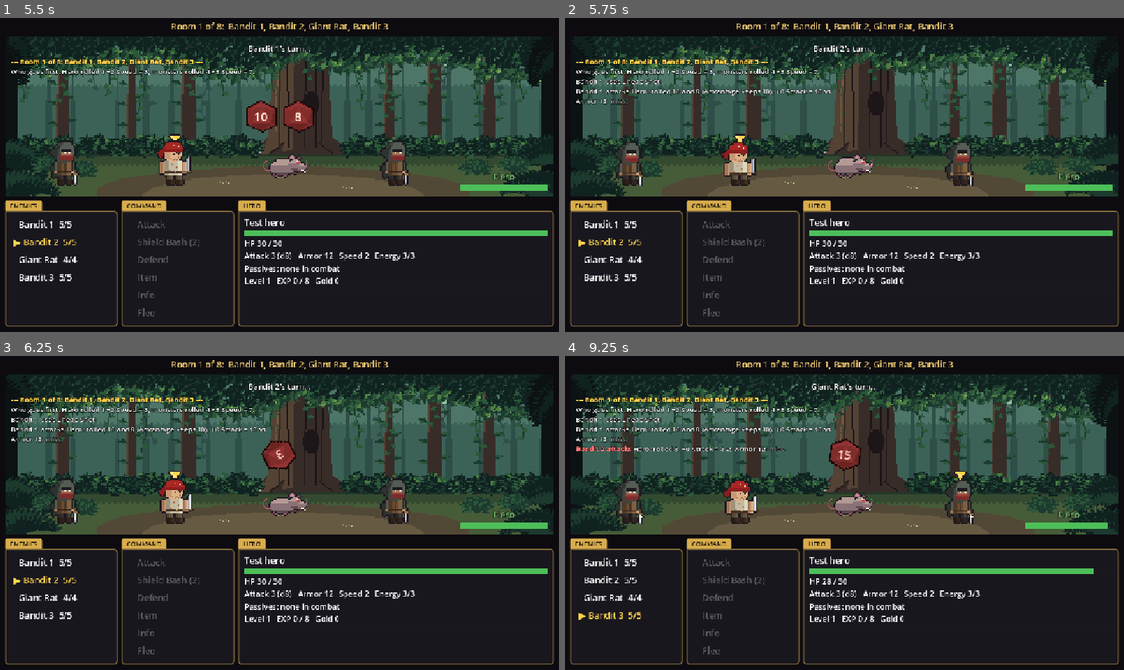
Above: before the commit, frames 1-4 (two rows, left to right).
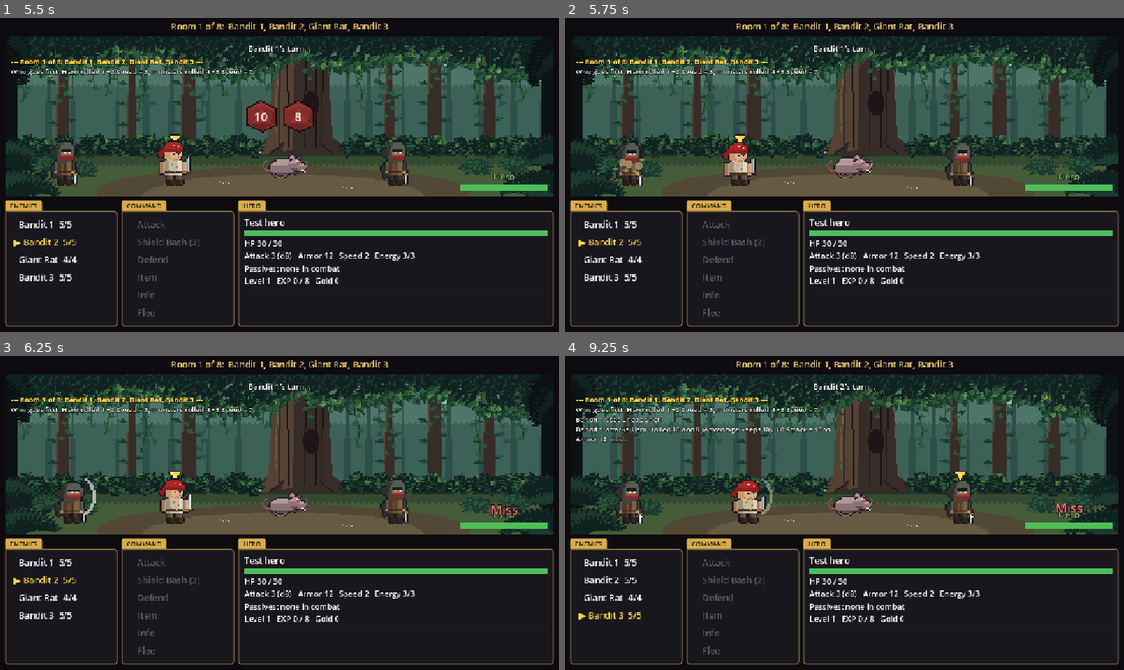
Above: after the commit, the same moments.

Repository: khasmn/project-k
Game: Godot game, scene res://scenes/combat/combat.tscn
Two runs of this game, one before a commit and one after it. Both use one fixed random seed, a clock stepped at 60 frames per second and the inputs below. This scene is started directly instead of the project's main scene.
Inputs (mouse positions are in pixels of both pictures, inside the frame that each line leads up to):
- Up to frame 1 (5.5 s): click (61, 162) at 0.52 s; click (173, 162) at 1.27 s; click (285, 162) at 2.02 s; click (396, 162) at 2.77 s; click "Bandit 1 5/5" at 3.5 s; click "▶ Bandit 1 5/5" at 4.25 s; click "Bandit 2 5/5" at 5 s
- Up to frame 2 (5.75 s): no input
- Up to frame 3 (6.25 s): click "▶ Bandit 2 5/5" at 5.75 s
- Up to frame 4 (9.25 s): click "Giant Rat 4/4" at 6.5 s; click "▶ Giant Rat 4/4" at 7.25 s; click "Bandit 3 5/5" at 8 s; click "▶ Bandit 3 5/5" at 8.75 s

Frame 1 is identical in both runs. In frame 2, 0.8% of the frame differs, in the area x 2-50%, y 8-50%; in frame 3, 1.9%, in the area x 2-93%, y 8-54%; in frame 4, 1.8%.

Commit message:
Add attack and skill animations
Co-Authored-By: Claude Opus 5.5 <noreply@anthropic.com>

Diff:
--- a/data/classes.json
+++ b/data/classes.json
@@ -1,10 +1,10 @@
 {
-	"warrior": {"name": "Warrior", "skill": "shield_bash", "role": "Front-line melee", "weapon": "Sword", "damage_die": 8, "attack_stat": "attack", "evolves": "Knight or Berserker",
+	"warrior": {"name": "Warrior", "impact": "slash", "skill": "shield_bash", "role": "Front-line melee", "weapon": "Sword", "damage_die": 8, "attack_stat": "attack", "evolves": "Knight or Berserker",
 		"stats": {"hp": 32, "attack": 3, "magic": 0, "defense": 2, "speed": 1, "charisma": 1, "luck": 1}},
-	"archer": {"name": "Archer", "skill": "poison_arrow", "role": "Ranged damage", "weapon": "Bow", "damage_die": 8, "attack_stat": "attack", "evolves": "Ranger or Sharpshooter",
+	"archer": {"name": "Archer", "projectile": "arrow", "impact": "punch", "skill": "poison_arrow", "role": "Ranged damage", "weapon": "Bow", "damage_die": 8, "attack_stat": "attack", "evolves": "Ranger or Sharpshooter",
 		"stats": {"hp": 34, "attack": 3, "magic": 0, "defense": 2, "speed": 3, "charisma": 1, "luck": 2}},
-	"mage": {"name": "Mage", "skill": "fireball", "role": "Spells", "weapon": "Magic bolt", "damage_die": 10, "attack_stat": "magic", "evolves": "Elementalist or Warlock",
+	"mage": {"name": "Mage", "projectile": "bolt", "impact": "spark", "skill": "fireball", "role": "Spells", "weapon": "Magic bolt", "damage_die": 10, "attack_stat": "magic", "evolves": "Elementalist or Warlock",
 		"stats": {"hp": 30, "attack": 0, "magic": 4, "defense": 1, "speed": 2, "charisma": 2, "luck": 1}},
-	"brawler": {"name": "Brawler", "skill": "flurry", "role": "Fast unarmed combos", "weapon": "Fists", "damage_die": 8, "attack_stat": "attack", "evolves": "Monk or Pit Fighter",
+	"brawler": {"name": "Brawler", "impact": "punch", "skill": "flurry", "role": "Fast unarmed combos", "weapon": "Fists", "damage_die": 8, "attack_stat": "attack", "evolves": "Monk or Pit Fighter",
 		"stats": {"hp": 30, "attack": 3, "magic": 0, "defense": 2, "speed": 4, "charisma": 1, "luck": 1}}
 }
--- a/data/skills.json
+++ b/data/skills.json
@@ -1,22 +1,22 @@
 {
-	"shield_bash": {"name": "Shield Bash", "cost": 2, "description": "Attack. On a hit the target makes a Defense save or is stunned (loses its next turn).",
+	"shield_bash": {"name": "Shield Bash", "pose": "warrior_skill", "impact": "punch", "cost": 2, "description": "Attack. On a hit the target makes a Defense save or is stunned (loses its next turn).",
 		"effect": {"status": "stun", "save": "defense"}},
-	"poison_arrow": {"name": "Poison Arrow", "cost": 2, "description": "Attack. On a hit the target makes a Defense save or is poisoned (1 damage a turn for 3 turns).",
+	"poison_arrow": {"name": "Poison Arrow", "pose": "archer_skill", "projectile": "poison_arrow", "impact": "punch", "cost": 2, "description": "Attack. On a hit the target makes a Defense save or is poisoned (1 damage a turn for 3 turns).",
 		"effect": {"status": "poison", "power": 1, "turns": 3, "save": "defense"}},
-	"fireball": {"name": "Fireball", "cost": 3, "description": "No attack roll: every monster makes a Speed save. Fail: full damage and burning (2 a turn for 2 turns). Pass: half damage.",
+	"fireball": {"name": "Fireball", "pose": "mage_skill", "projectile": "fireball", "impact": "explosion", "cost": 3, "description": "No attack roll: every monster makes a Speed save. Fail: full damage and burning (2 a turn for 2 turns). Pass: half damage.",
 		"save": "speed", "area": "all", "effect": {"status": "burn", "power": 2, "turns": 2}},
-	"flurry": {"name": "Flurry", "cost": 2, "description": "Two attacks this turn, each at -2 to hit.",
+	"flurry": {"name": "Flurry", "pose": "brawler_skill", "impact": "punch", "cost": 2, "description": "Two attacks this turn, each at -2 to hit.",
 		"attacks": 2, "to_hit": -2},
 
-	"diseased_bite": {"name": "Diseased Bite", "effect": {"status": "poison", "power": 1, "turns": 3, "save": "defense"}},
-	"cheap_shot": {"name": "Cheap Shot", "advantage": true},
-	"pack_howl": {"name": "Pack Howl", "shield": 2, "shield_all": true},
-	"bone_wall": {"name": "Bone Wall", "shield": 4},
-	"cleave": {"name": "Cleave", "extra_die": 4},
-	"plague_bite": {"name": "Plague Bite", "effect": {"status": "poison", "power": 2, "turns": 3, "save": "defense"}},
-	"rally": {"name": "Rally", "shield": 3, "shield_all": true},
-	"pounce": {"name": "Pounce", "advantage": true, "effect": {"status": "stun", "save": "defense"}},
-	"dark_aegis": {"name": "Dark Aegis", "shield": 8},
-	"rampage": {"name": "Rampage", "attacks": 2},
-	"firebomb": {"name": "Firebomb", "save": "speed", "damage_die": 6, "effect": {"status": "burn", "power": 2, "turns": 2}}
+	"diseased_bite": {"name": "Diseased Bite", "impact": "bite", "effect": {"status": "poison", "power": 1, "turns": 3, "save": "defense"}},
+	"cheap_shot": {"name": "Cheap Shot", "aura": "dust", "impact": "slash", "advantage": true},
+	"pack_howl": {"name": "Pack Howl", "aura": "howl", "shield": 2, "shield_all": true},
+	"bone_wall": {"name": "Bone Wall", "shield_fx": "bones", "shield": 4},
+	"cleave": {"name": "Cleave", "aura": "rage", "impact": "slash", "extra_die": 4},
+	"plague_bite": {"name": "Plague Bite", "aura": "poison", "impact": "bite", "effect": {"status": "poison", "power": 2, "turns": 3, "save": "defense"}},
+	"rally": {"name": "Rally", "aura": "rally", "shield_fx": "rally", "shield": 3, "shield_all": true},
+	"pounce": {"name": "Pounce", "aura": "dust", "impact": "bite", "advantage": true, "effect": {"status": "stun", "save": "defense"}},
+	"dark_aegis": {"name": "Dark Aegis", "shield_fx": "dark_shield", "shield": 8},
+	"rampage": {"name": "Rampage", "aura": "rage", "impact": "slash", "attacks": 2},
+	"firebomb": {"name": "Firebomb", "projectile": "flask", "impact": "explosion", "save": "speed", "damage_die": 6, "effect": {"status": "burn", "power": 2, "turns": 2}}
 }
--- a/scenes/menu/main_menu.tscn
+++ b/scenes/menu/main_menu.tscn
@@ -102,6 +102,12 @@
 theme_override_font_sizes/font_size = 18
 text = "Dice animation"
 
+[node name="AttackCheck" type="CheckButton" parent="SettingsPanel/Panel/Options"]
+unique_name_in_owner = true
+layout_mode = 2
+theme_override_font_sizes/font_size = 18
+text = "Attack animation"
+
 [node name="FullscreenCheck" type="CheckButton" parent="SettingsPanel/Panel/Options"]
 unique_name_in_owner = true
 layout_mode = 2
--- a/scripts/combat/combat_screen.gd
+++ b/scripts/combat/combat_screen.gd
@@ -24,6 +24,10 @@
 var target: Combatant  # the monster the hero attacks; click a card to change it
 var fight_over: bool = false  # true after a win or a flee, so Continue only works once
 var dice: DiceTray = DiceTray.new()
+var fx: FightFx = FightFx.new()
+var hero_sprite: HeroSprite
+var pictures: Dictionary = {}  # Combatant -> its TextureRect on the battlefield
+var landing: int = 0  # hits still flying or flashing; the log waits for them
 var animations: Dictionary = {}  # AtlasTexture -> frames per second
 
 
@@ -50,6 +54,8 @@
 		%HeroToken.add_child(sprite)
 		%HeroToken.move_child(sprite, 0)
 		%HeroTokenName.hide()
+		hero_sprite = sprite
+	add_child(fx)  # last child: effects draw above everything
 	%Log.get_v_scroll_bar().modulate.a = 0  # floating log: no visible scrollbar, the mouse wheel still scrolls
 	%InfoButton.pressed.connect(func() -> void: _show_info(not %InfoText.visible))
 	for button in %Buttons.get_children():
@@ -156,8 +162,10 @@
 
 func _on_attack() -> void:
 	_set_buttons_enabled(false)
+	var before: Dictionary = _snapshot()
 	var line: String = hero.strike(target)
 	await dice.show_rolls(true)  # the strike is already decided; show its dice, then the result
+	await _animate(hero, Run.data("classes").get(Run.hero_look.get("class", ""), {}), [target], before)
 	_log(line)
 	_after_action()
 
@@ -166,10 +174,82 @@
 	_set_buttons_enabled(false)
 	var foes: Array[Combatant] = [target]
 	foes.append_array(_alive().filter(func(foe: Combatant) -> bool: return foe != target))
+	var before: Dictionary = _snapshot()
 	var line: String = hero.use_skill(foes, [hero])
 	await dice.show_rolls(true)
+	await _animate(hero, hero.skill, foes if hero.skill.get("area", "") == "all" else [target], before)
 	_log(line)
 	_after_action()
+
+
+## Everyone's HP, shield and statuses before an action, so the animation can show what changed.
+func _snapshot() -> Dictionary:
+	var state: Dictionary = {}
+	for fighter: Combatant in _everyone():
+		state[fighter] = [fighter.hp, fighter.shield, fighter.statuses.keys()]
+	return state
+
+
+## Show an action that already happened: user's attack (or skill) pose, then for each target its projectile,
+## impact, damage number and new status effects. move: a class or skill entry with "pose", "aura",
+## "projectile", "impact", "shield_fx" (all optional). The rules are done before this; it only shows them.
+func _animate(user: Combatant, move: Dictionary, targets: Array, before: Dictionary) -> void:
+	if not Settings.animate_attacks:
+		return
+	var node: Control = _node_of(user)
+	if move.has("aura"):
+		await fx.play(move.aura, node)
+	if move.has("shield"):  # a shield skill: no attack, the shields light up
+		if user != hero:
+			await fx.monster_cast(node)
+		for ally: Combatant in _everyone():
+			if ally.shield > before[ally][1]:
+				fx.play(move.get("shield_fx", "shield"), _node_of(ally))
+		await get_tree().create_timer(0.35).timeout
+		return
+	var blows: int = int(move.get("attacks", 1))
+	var land: Callable = func(blow: int) -> void:
+		for target_hit: Combatant in targets:
+			_land(target_hit, node, move, before, blow == blows - 1)
+	if user == hero and hero_sprite:
+		await hero_sprite.play_attack(move.get("pose", Run.hero_look.get("class", "") + "_attack"), land)
+	else:
+		if move.is_empty():
+			move = {"impact": "bite" if user.weapon == "bite" else "slash"}
+		for blow in blows:
+			await fx.monster_attack(pictures.get(user), user.sprite, 1.0, land.bind(blow))
+	while landing > 0:
+		await get_tree().process_frame
+
+
+## One blow reaching a target: projectile, impact effect, then a number, "Blocked" or "Miss" (only after the last blow).
+func _land(target_hit: Combatant, from: Control, move: Dictionary, before: Dictionary, last: bool) -> void:
+	landing += 1
+	var node: Control = _node_of(target_hit)
+	await fx.fly(move.get("projectile", ""), from, node)
+	var damage: int = before[target_hit][0] - target_hit.hp
+	var blocked: int = before[target_hit][1] - target_hit.shield
+	if damage > 0 or not last:
+		fx.play(move.get("impact", ""), node)
+	if last:
+		var color: Color = Color(1, 0.45, 0.4) if target_hit == hero else Color(1, 1, 1)
+		await fx.hurt(node, str(damage) if damage > 0 else ("Blocked" if blocked > 0 else "Miss"), color)
+		for status in target_hit.statuses:
+			if not status in before[target_hit][2]:
+				fx.play(status, node)
+	landing -= 1
+
+
+func _everyone() -> Array[Combatant]:
+	var everyone: Array[Combatant] = [hero]
+	everyone.append_array(enemies)
+	return everyone
+
+
+func _node_of(fighter: Combatant) -> Control:
+	if fighter == hero:
+		return hero_sprite if hero_sprite else %HeroToken
+	return pictures.get(fighter)
 
 
 func _on_defend() -> void:
@@ -259,8 +339,11 @@
 			_log("%s is stunned and loses this turn!" % foe.display_name)
 			continue
 		# The skill-chance d6 isn't animated: it would add a throw to every monster turn.
-		var line: String = foe.use_skill([hero], _alive()) if not foe.skill.is_empty() and Dice.roll(6, false) >= Combatant.SKILL_CHANCE else foe.strike(hero)
+		var uses_skill: bool = not foe.skill.is_empty() and Dice.roll(6, false) >= Combatant.SKILL_CHANCE
+		var before: Dictionary = _snapshot()
+		var line: String = foe.use_skill([hero], _alive()) if uses_skill else foe.strike(hero)
 		await dice.show_rolls(false)
+		await _animate(foe, foe.skill if uses_skill else {}, [hero], before)
 		_log(line)
 		_update_labels()
 		if not hero.is_alive():
@@ -393,6 +476,7 @@
 		arrow.offset_bottom = arrow.offset_top + 24
 		picture.mouse_filter = Control.MOUSE_FILTER_IGNORE
 		card.add_child(picture)
+		pictures[foe] = picture
 		lines.hide()  # art only: the info shows on hover or with the Info command
 	return card
 
--- /dev/null
+++ b/scripts/combat/fight_fx.gd
@@ -0,0 +1,124 @@
+class_name FightFx
+extends Control
+## Fight effects drawn over the whole fight screen: effect strips from assets/sprites/fx/, projectiles,
+## hit flashes and damage numbers. Every function can be awaited; with attack animations off they return at once.
+
+const FPS: int = 12
+const SCALE: float = 3.0  # same pixel size as the 32x32 sprites shown 3x
+const FLY_TIME: float = 0.25
+const MONSTER_FPS: int = 10
+## How far (in art pixels) a monster moves toward the hero on each frame of its attack strip.
+const MONSTER_LUNGE: Array[int] = [-2, -3, 5, 6, 2, 0]
+const MONSTER_HIT_FRAME: int = 2
+
+
+func _ready() -> void:
+	set_anchors_preset(Control.PRESET_FULL_RECT)
+	mouse_filter = Control.MOUSE_FILTER_IGNORE
+
+
+## Play effect strip `name` once, centered on `over`. Missing art plays nothing.
+func play(name: String, over: Control) -> void:
+	if not Settings.animate_attacks or name == "" or over == null:
+		return
+	var path: String = "res://assets/sprites/fx/%s.png" % name
+	if not ResourceLoader.exists(path):
+		return
+	var picture: TextureRect = _picture(path)
+	picture.global_position = _center(over) - picture.size / 2
+	var frames: int = picture.texture.atlas.get_width() / int(picture.texture.region.size.x)
+	for i in frames:
+		picture.texture.region.position.x = i * picture.texture.region.size.x
+		await get_tree().create_timer(1.0 / FPS).timeout
+	picture.queue_free()
+
+
+## Fly projectile `name` from one fighter to another.
+func fly(name: String, from: Control, to: Control) -> void:
+	if not Settings.animate_attacks or name == "":
+		return
+	var picture: TextureRect = _picture("res://assets/sprites/fx/%s.png" % name)
+	picture.flip_h = _center(to).x > _center(from).x  # projectiles are drawn flying left
+	picture.global_position = _center(from) - picture.size / 2
+	var tween: Tween = create_tween()
+	tween.tween_property(picture, "global_position", _center(to) - picture.size / 2, FLY_TIME)
+	while tween.is_running():
+		if picture.texture.atlas.get_width() > picture.texture.region.size.x:
+			UI.animate(picture.texture, FPS)
+		await get_tree().process_frame
+	picture.queue_free()
+
+
+## A fighter gets hit: red flash, a little shake and a number (or "Miss" / "Blocked") rising above it.
+func hurt(target: Control, text: String, color: Color) -> void:
+	if not Settings.animate_attacks or target == null:
+		return
+	var label: Label = Label.new()
+	label.text = text
+	label.add_theme_font_size_override("font_size", 26)
+	label.add_theme_color_override("font_color", color)
+	label.add_theme_color_override("font_outline_color", Color(0.1, 0.08, 0.1))
+	label.add_theme_constant_override("outline_size", 6)
+	add_child(label)
+	label.global_position = _center(target) - Vector2(label.get_minimum_size().x / 2, target.size.y / 2 + 10)
+	var rise: Tween = create_tween().set_parallel()
+	rise.tween_property(label, "global_position:y", label.global_position.y - 40, 0.7)
+	rise.tween_property(label, "modulate:a", 0.0, 0.7).set_delay(0.3)
+	rise.finished.connect(label.queue_free)
+	if text == "Miss":
+		return
+	var start: Vector2 = target.position
+	var shake: Tween = create_tween()
+	target.modulate = Color(1, 0.35, 0.35)
+	for dx in [6, -6, 4, -2, 0]:
+		shake.tween_property(target, "position:x", start.x + dx, 0.04)
+	shake.tween_property(target, "modulate", Color.WHITE, 0.1)
+	await shake.finished
+
+
+## A monster's attack: its attack strip (if drawn) while it lunges toward the hero; on_hit runs on the hit frame.
+func monster_attack(picture: TextureRect, sprite: String, toward: float, on_hit: Callable) -> void:
+	var path: String = "res://assets/sprites/enemies/%s_attack.png" % sprite.trim_suffix("_idle")
+	if not Settings.animate_attacks or picture == null or not ResourceLoader.exists(path):
+		on_hit.call()
+		return
+	var idle: Texture2D = picture.texture
+	var strip: AtlasTexture = UI.strip(path)
+	picture.texture = strip
+	var start: Vector2 = picture.position
+	var pixel: float = picture.size.y / strip.region.size.y
+	for i in MONSTER_LUNGE.size():
+		strip.region.position.x = i * strip.region.size.x
+		picture.position.x = start.x + MONSTER_LUNGE[i] * pixel * signf(toward)
+		if i == MONSTER_HIT_FRAME:
+			on_hit.call()
+		await get_tree().create_timer(1.0 / MONSTER_FPS).timeout
+	picture.position = start
+	picture.texture = idle
+
+
+## A monster using a skill that isn't an attack (a howl, a shield): it rises a little and glows.
+func monster_cast(picture: TextureRect) -> void:
+	if not Settings.animate_attacks or picture == null:
+		return
+	var start: Vector2 = picture.position
+	var tween: Tween = create_tween()
+	tween.tween_property(picture, "position:y", start.y - 8, 0.15)
+	tween.parallel().tween_property(picture, "modulate", Color(1.4, 1.4, 1.2), 0.15)
+	tween.tween_property(picture, "position:y", start.y, 0.2)
+	tween.parallel().tween_property(picture, "modulate", Color.WHITE, 0.2)
+	await tween.finished
+
+
+func _picture(path: String) -> TextureRect:
+	var picture: TextureRect = TextureRect.new()
+	picture.texture = UI.strip(path)
+	picture.expand_mode = TextureRect.EXPAND_IGNORE_SIZE
+	picture.size = picture.texture.region.size * SCALE
+	picture.mouse_filter = Control.MOUSE_FILTER_IGNORE
+	add_child(picture)
+	return picture
+
+
+func _center(node: Control) -> Vector2:
+	return node.global_position + node.size / 2
--- a/scripts/core/settings.gd
+++ b/scripts/core/settings.gd
@@ -7,6 +7,7 @@
 static var animate_background: bool = true
 static var fullscreen: bool = false
 static var animate_dice: bool = true
+static var animate_attacks: bool = true
 
 
 static func load_file() -> void:
@@ -15,6 +16,7 @@
 	animate_background = file.get_value("options", "animate_background", true)
 	fullscreen = file.get_value("options", "fullscreen", false)
 	animate_dice = file.get_value("options", "animate_dice", true)
+	animate_attacks = file.get_value("options", "animate_attacks", true)
 	_apply()
 
 
@@ -23,6 +25,7 @@
 	file.set_value("options", "animate_background", animate_background)
 	file.set_value("options", "fullscreen", fullscreen)
 	file.set_value("options", "animate_dice", animate_dice)
+	file.set_value("options", "animate_attacks", animate_attacks)
 	file.save(PATH)
 	_apply()
 
--- a/scripts/menu/main_menu.gd
+++ b/scripts/menu/main_menu.gd
@@ -20,8 +20,10 @@
 	%AnimateCheck.button_pressed = Settings.animate_background
 	%FullscreenCheck.button_pressed = Settings.fullscreen
 	%DiceCheck.button_pressed = Settings.animate_dice
+	%AttackCheck.button_pressed = Settings.animate_attacks
 	%AnimateCheck.toggled.connect(func(on: bool) -> void: Settings.animate_background = on; Settings.save_file())
 	%DiceCheck.toggled.connect(func(on: bool) -> void: Settings.animate_dice = on; Settings.save_file())
+	%AttackCheck.toggled.connect(func(on: bool) -> void: Settings.animate_attacks = on; Settings.save_file())
 	%FullscreenCheck.toggled.connect(func(on: bool) -> void: Settings.fullscreen = on; Settings.save_file())
 	%Options.add_child(UI.menu_button("Back", _show_settings.bind(false)))
 
--- a/scripts/ui/hero_sprite.gd
+++ b/scripts/ui/hero_sprite.gd
@@ -2,16 +2,34 @@
 extends Control
 ## The hero's picture: layers stacked back to front, each a 5-frame breathing strip in
 ## assets/sprites/hero/. Grey layers are tinted (modulate = multiply) with the skin or hair color.
+## play_attack() swaps the weapon for its 6-frame attack strip and moves body and head through a pose.
 
 const FPS: int = 6
-## [file, which look value fills the %s, tint]. Missing files are skipped: only Dwarves have a beard.
+const ATTACK_FPS: int = 10
+## [file, which look value fills the %s, tint, part]. Missing files are skipped: only Dwarves have a beard.
+## The part says how a layer moves in an attack pose: with the body, the head or the weapon.
 const LAYERS: Array = [
-	["race/%s_back", "race", ""], ["race/%s", "race", "skin"], ["race/%s_face", "race", ""],
-	["outfit/%s", "outfit", ""], ["race/%s_beard", "race", "hair_color"], ["hair/%s", "hair_style", "hair_color"],
-	["race/%s_ears", "race", "skin"], ["race/%s_top", "race", ""], ["weapon/%s", "class", ""],
+	["race/%s_back", "race", "", "body"], ["race/%s", "race", "skin", "body"], ["race/%s_face", "race", "", "head"],
+	["outfit/%s", "outfit", "", "body"], ["race/%s_beard", "race", "hair_color", "head"], ["hair/%s", "hair_style", "hair_color", "head"],
+	["race/%s_ears", "race", "skin", "head"], ["race/%s_top", "race", "", "head"], ["weapon/%s", "class", "", "body"],
 ]
+## Per attack strip: one [body x, body y, head x, head y] pixel offset per frame (negative x = toward the monsters),
+## and "hits", the frames where a blow lands or a shot leaves. The head lags a little: it reads as weight.
+const POSES: Dictionary = {
+	"warrior_attack": {"hits": [2], "frames": [[1, 0, 1, 0], [0, -1, 0, -1], [-3, 0, -2, 0], [-3, 1, -3, 1], [-1, 0, -1, 0], [0, 0, 0, 0]]},
+	"archer_attack": {"hits": [3], "frames": [[0, 0, 0, 0], [1, 0, 1, 0], [1, 0, 1, 0], [0, 0, 0, 0], [1, 0, 1, 0], [0, 0, 0, 0]]},
+	"mage_attack": {"hits": [2], "frames": [[0, -1, 0, -1], [1, 0, 1, 0], [-2, 0, -2, 0], [-2, 0, -1, 0], [-1, 0, -1, 0], [0, 0, 0, 0]]},
+	"brawler_attack": {"hits": [1], "frames": [[1, 1, 1, 1], [-3, 0, -2, 0], [-3, 0, -3, 0], [-1, 0, -1, 0], [0, 0, 0, 0], [0, 0, 0, 0]]},
+	"warrior_skill": {"hits": [2], "frames": [[1, 0, 1, 0], [0, -2, 0, -2], [-3, 1, -2, 1], [-3, 1, -3, 1], [-1, 0, -1, 0], [0, 0, 0, 0]]},
+	"archer_skill": {"hits": [4], "frames": [[0, 0, 0, 0], [1, 0, 1, 0], [1, 0, 1, 0], [2, 0, 2, 0], [0, 0, 0, 0], [0, 0, 0, 0]]},
+	"mage_skill": {"hits": [3], "frames": [[0, -1, 0, -1], [0, -1, 0, -1], [1, -1, 1, -1], [-2, 0, -2, 0], [-1, 0, -1, 0], [0, 0, 0, 0]]},
+	"brawler_skill": {"hits": [1, 3], "frames": [[1, 1, 1, 1], [-3, 0, -2, 0], [-1, 0, -1, 0], [-3, 0, -2, 0], [-1, 0, -1, 0], [0, 0, 0, 0]]},
+}
 
 var frames: Array[AtlasTexture] = []
+var parts: Array = []  # [TextureRect, part] per layer, for attack poses
+var weapon: TextureRect
+var attacking: bool = false
 
 
 ## look: {race, class, outfit, hair_style, skin: Color, hair_color: Color}, see CharacterDraft.sprite_look().
@@ -19,6 +37,7 @@
 	for child in get_children():
 		child.queue_free()
 	frames.clear()
+	parts.clear()
 	for layer in LAYERS:
 		var path: String = "res://assets/sprites/hero/%s.png" % (layer[0] % look[layer[1]])
 		if not ResourceLoader.exists(path):
@@ -32,8 +51,42 @@
 		if layer[2]:
 			picture.modulate = look[layer[2]]
 		add_child(picture)
+		parts.append([picture, layer[3]])
+		if layer[0].begins_with("weapon"):
+			weapon = picture
+
+
+## Play the attack pose for kind ("warrior_attack", or a skill like "warrior_skill"). on_hit(n) runs on each hit frame
+## (n = 0, 1...). Without art for it, the hits just run.
+func play_attack(kind: String, on_hit: Callable) -> void:
+	var path: String = "res://assets/sprites/hero/weapon/%s.png" % kind
+	var pose: Dictionary = POSES.get(kind, {})
+	if weapon == null or pose.is_empty() or not ResourceLoader.exists(path):
+		for n in pose.get("hits", [0]).size():
+			on_hit.call(n)
+		return
+	attacking = true
+	var idle: Texture2D = weapon.texture
+	var strip: AtlasTexture = UI.strip(path)
+	weapon.texture = strip
+	for texture in frames:
+		texture.region.position.x = 0  # attack poses start from the first breathing frame
+	var pixel: float = size.x / 32
+	for i in pose.frames.size():
+		strip.region.position.x = i * strip.region.size.x
+		var offsets: Array = pose.frames[i]
+		for part in parts:
+			var offset: Vector2 = Vector2(offsets[2], offsets[3]) if part[1] == "head" else Vector2(offsets[0], offsets[1])
+			part[0].position = offset * pixel
+		if i in pose.hits:
+			on_hit.call(pose.hits.find(i))
+		await get_tree().create_timer(1.0 / ATTACK_FPS).timeout
+	weapon.texture = idle
+	attacking = false
 
 
 func _process(_delta: float) -> void:
+	if attacking:
+		return
 	for strip in frames:
 		UI.animate(strip, FPS)
--- a/tests/play.gd
+++ b/tests/play.gd
@@ -57,7 +57,8 @@
 			picks[arg.trim_prefix("--")] = value.to_lower()
 		i += 2
 	Dice.rng.seed = seed_value
-	Settings.animate_dice = false  # the play tool wants results at once
+	Settings.animate_dice = false
+	Settings.animate_attacks = false  # the play tool wants results at once
 
 	var draft: CharacterDraft = CharacterDraft.new()
 	draft.class_id = "warrior"
Binary file added: assets/sprites/enemies/bandit_brigand_attack.png
Not shown, added: assets/sprites/enemies/bandit_brigand_attack.png.import
Binary file added: assets/sprites/enemies/bandit_captain_attack.png
Not shown, added: assets/sprites/enemies/bandit_captain_attack.png.import
Binary file added: assets/sprites/enemies/bandit_chief_attack.png
Not shown, added: assets/sprites/enemies/bandit_chief_attack.png.import
Binary file added: assets/sprites/enemies/bandit_rogue_attack.png
Not shown, added: assets/sprites/enemies/bandit_rogue_attack.png.import
Binary file added: assets/sprites/enemies/bone_knight_attack.png
Not shown, added: assets/sprites/enemies/bone_knight_attack.png.import
Binary file added: assets/sprites/enemies/dire_wolf_attack.png
Not shown, added: assets/sprites/enemies/dire_wolf_attack.png.import
(and 74 more such lines)
